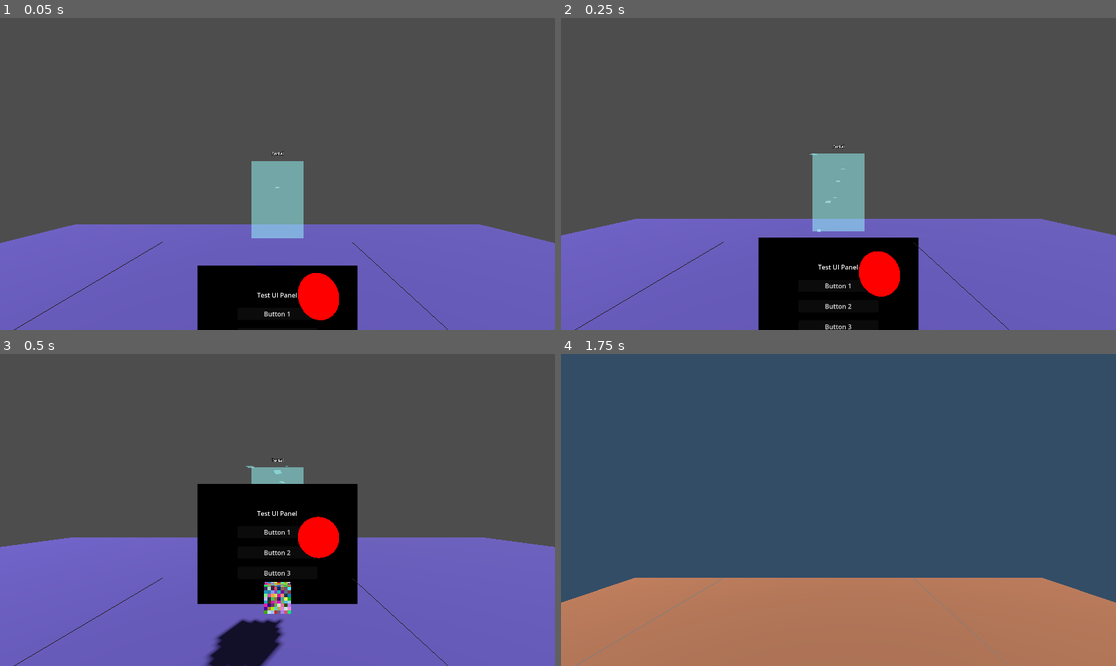
Above: before the commit, frames 1-4 (two rows, left to right).
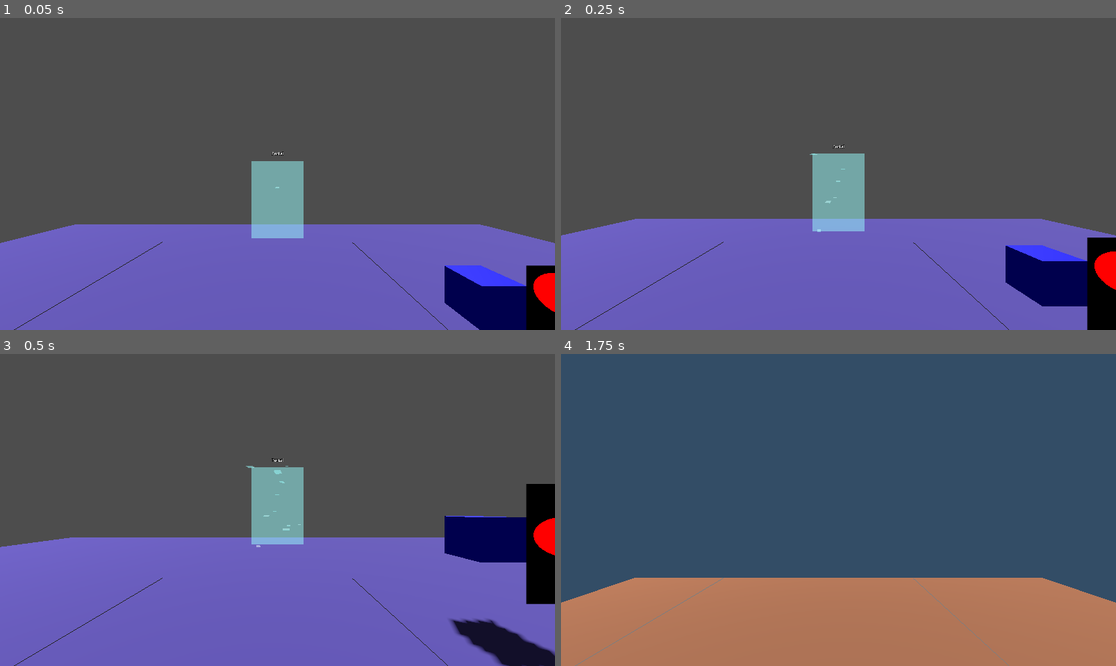
Above: after the commit, the same moments.

Repository: jvastola/GodotPhysicsRig
Game: Godot game, scene res://MainScene.tscn
Two runs of this game, one before a commit and one after it. Both use one fixed random seed, a clock stepped at 60 frames per second and the inputs below.
Inputs (mouse positions are in pixels of both pictures, inside the frame that each line leads up to):
- Up to frame 1 (0.05 s): no input
- Up to frame 2 (0.25 s): no input
- Up to frame 3 (0.5 s): no input
- Up to frame 4 (1.75 s): move the mouse to (866, 510) at 0.52 s; hold Shift (sprint) 0.53-1.28 s; hold W (move_forward) from 0.53 s (still down); click (866, 510) at 0.67 s; tap Space (jump) at 0.77, 1.52 s; move the mouse to (810, 510) at 1.27 s; tap Shift (sprint) at 1.35 s

The runs differ from the first frame. In frame 1, 9.6% of the frame differs, in the area x 35-100%, y 79-100%; in frame 2, 13%; in frame 3, 19%, in the area x 35-100%, y 41-100%; in frame 4, nothing differs.

Commit message:
Update MainScene and XRPlayer: add mirror mesh and material, adjust player head mesh properties, and implement texture application for head mesh

Diff:
--- a/MainScene.tscn
+++ b/MainScene.tscn
@@ -18,6 +18,15 @@
 [sub_resource type="BoxMesh" id="BoxMesh_floor"]
 material = SubResource("StandardMaterial3D_floor")
 size = Vector3(20, 1, 20)
+
+[sub_resource type="PlaneMesh" id="PlaneMesh_mirror"]
+size = Vector2(2, 3)
+
+[sub_resource type="StandardMaterial3D" id="StandardMaterial3D_mirror"]
+transparency = 1
+albedo_color = Color(0.8, 0.9, 1, 0.3)
+metallic = 1.0
+roughness = 0.0
 
 [sub_resource type="StandardMaterial3D" id="StandardMaterial3D_blue_cube"]
 albedo_color = Color(0, 0, 1, 1)
@@ -64,7 +73,7 @@
 transform = Transform3D(1, 0, 0, 0, 1, 0, 0, 0, 1, 0, 2, 0)
 
 [node name="ColorCube" type="MeshInstance3D" parent="."]
-transform = Transform3D(1, 0, 0, 0, 1, 0, 0, 0, 1, 0, 0.5, -2)
+transform = Transform3D(1, 0, 0, 0, 1, 0, 0, 0, 1, -4.6439, 0.5, -2)
 layers = 33
 cast_shadow = 0
 script = ExtResource("3_cube")
@@ -82,13 +91,18 @@
 target_scene = "res://SecondRoom.tscn"
 
 [node name="UIViewport3D" parent="." instance=ExtResource("5_ui_viewport")]
-transform = Transform3D(1.00696, 0, 0, 0, 1.00696, 0, 0, 0, 1.00696, 0, 1, -2)
+transform = Transform3D(1.00696, 0, 0, 0, 1.00696, 0, 0, 0, 1.00696, 3.23463, 1, -2)
+
+[node name="Mirror" type="MeshInstance3D" parent="."]
+transform = Transform3D(1, 0, 0, 0, 1, 0, 0, 0, 1, 3, 1.5, 2)
+mesh = SubResource("PlaneMesh_mirror")
+surface_material_override/0 = SubResource("StandardMaterial3D_mirror")
 
 [node name="BlueCube" type="MeshInstance3D" parent="."]
-transform = Transform3D(1, 0, 0, 0, 1, 0, 0, 0, 1, -0.0383402, 1, -2.50433)
+transform = Transform3D(1, 0, 0, 0, 1, 0, 0, 0, 1, 2.50977, 1, -2.50433)
 mesh = SubResource("BoxMesh_blue_cube")
 
 [node name="RedSphere" type="MeshInstance3D" parent="."]
-transform = Transform3D(1, 0, 0, 0, 1, 0, 0, 0, 1, 0.5, 1, -2.5)
+transform = Transform3D(1, 0, 0, 0, 1, 0, 0, 0, 1, 3.54871, 1, -2.5)
 layers = 3
 mesh = SubResource("SphereMesh_red_sphere")
--- a/XRPlayer.tscn
+++ b/XRPlayer.tscn
@@ -15,6 +15,8 @@
 [sub_resource type="SphereMesh" id="SphereMesh_head"]
 
 [sub_resource type="BoxMesh" id="BoxMesh_l588l"]
+flip_faces = true
+size = Vector3(0.36, 0.36, 0.36)
 
 [sub_resource type="SphereShape3D" id="SphereShape3D_head"]
 radius = 0.18
@@ -77,7 +79,7 @@
 [node name="XRCamera3D" type="XRCamera3D" parent="PlayerBody/XROrigin3D"]
 
 [node name="HeadMesh" type="MeshInstance3D" parent="PlayerBody/XROrigin3D/XRCamera3D"]
-transform = Transform3D(0.3, 0, 0, 0, 0.3, 0, 0, 0, 0.3, 0, 0, 0)
+transform = Transform3D(-0.69, 9.10311e-05, -0.00069234, -9.16451e-05, -0.69, 0.00060858, -0.000692265, 0.000608665, 0.689999, 0, 0, 0)
 cast_shadow = 0
 mesh = SubResource("BoxMesh_l588l")
 
--- a/subdivided_cube.gd
+++ b/subdivided_cube.gd
@@ -184,6 +184,7 @@
 		print_debug("subdivided_cube: painted cell", fi, ix, iy, "color", new_color)
 	build_mesh()
 	cell_painted.emit(fi, ix, iy, new_color)
+	_update_player_head_texture()
 	return true
 
 func _apply_paint_event(event: Dictionary) -> void:
@@ -327,3 +328,72 @@
 	for _x in range(nx):
 		row.append(Color(rng.randf(), rng.randf(), rng.randf(), 1.0))
 	return row
+
+
+func _update_player_head_texture() -> void:
+	"""Generate texture from current cell colors and apply to XR player head mesh"""
+	var player_body = get_tree().get_first_node_in_group("player")
+	if not player_body:
+		print("subdivided_cube: No player found in group 'player'")
+		return
+
+	# The player script is on the parent of PlayerBody
+	var player = player_body.get_parent()
+	if not player:
+		print("subdivided_cube: PlayerBody has no parent")
+		return
+
+	print("subdivided_cube: Found player: ", player.name, ", script: ", player.get_script())
+
+	if not player.has_method("apply_texture_to_head"):
+		print("subdivided_cube: Player does not have apply_texture_to_head method")
+		return
+
+	print("subdivided_cube: Found player, generating texture...")
+	var texture := _generate_texture_from_cells()
+	if texture:
+		print("subdivided_cube: Applying texture to player head, size: ", texture.get_width(), "x", texture.get_height())
+		player.apply_texture_to_head(texture)
+	else:
+		print("subdivided_cube: Failed to generate texture")
+
+
+func _generate_texture_from_cells() -> ImageTexture:
+	"""Generate a texture from the current cell colors with UV layout"""
+	var nx: int = max(1, subdivisions)
+	var ny: int = max(1, subdivisions)
+
+	print("subdivided_cube: Generating texture with subdivisions: ", nx, "x", ny, ", faces: ", _cell_colors.size())
+
+	# Create a texture that maps the 6 faces in a cube map layout
+	# Layout: 2x3 grid where each face is nx x ny pixels
+	var tex_width := nx * 3  # 3 faces wide
+	var tex_height := ny * 2  # 2 faces tall
+
+	var img := Image.create(tex_width, tex_height, false, Image.FORMAT_RGBA8)
+
+	# Godot BoxMesh UV layout:
+	# [left][top][right]
+	# [back][front][bottom]
+	# Face indices: 0=front(+z), 1=back(-z), 2=right(+x), 3=left(-x), 4=top(+y), 5=bottom(-y)
+
+	# Only use the inside faces (inverted/backfaces) - skip outside faces
+	# Since the head mesh has flip_faces or is viewed from inside, we want the inner surface
+	var face_positions := [
+		Vector2i(nx, ny),      # 0: front (+z) - bottom center
+		Vector2i(0, ny),       # 1: back (-z) - bottom left
+		Vector2i(nx * 2, 0),   # 2: right (+x) - top right
+		Vector2i(0, 0),        # 3: left (-x) - top left
+		Vector2i(nx, 0),       # 4: top (+y) - top center
+		Vector2i(nx * 2, ny)   # 5: bottom (-y) - bottom right
+	]
+
+	# Fill with cell colors from all faces
+	for fi in range(FACE_DEFS.size()):
+		var offset: Vector2i = face_positions[fi]
+		for iy in range(ny):
+			for ix in range(nx):
+				var color: Color = _cell_colors[fi][iy][ix]
+				img.set_pixel(offset.x + ix, offset.y + iy, color)
+
+	return ImageTexture.create_from_image(img)
--- a/xr_player.gd
+++ b/xr_player.gd
@@ -14,6 +14,7 @@
 @onready var physics_hand_right: RigidBody3D = $PhysicsHandRight
 @onready var head_area: Area3D = $PlayerBody/XROrigin3D/XRCamera3D/HeadArea
 @onready var head_collision_shape: CollisionShape3D = $PlayerBody/XROrigin3D/XRCamera3D/HeadArea/HeadCollisionShape
+@onready var head_mesh: MeshInstance3D = $PlayerBody/XROrigin3D/XRCamera3D/HeadMesh
 
 # Player settings
 var player_height := 0.0  # Using headset tracking; keep 0 to avoid artificial offset
@@ -45,6 +46,9 @@
 
 	if head_collision_shape and head_collision_shape.shape and head_collision_shape.shape is SphereShape3D:
 		head_collision_shape.shape.radius = head_radius
+
+	if head_mesh:
+		head_mesh.visible = show_head_mesh
 
 
 func _process(delta: float) -> void:
@@ -215,3 +219,18 @@
 	"""Handle smooth turning"""
 	# Store smooth input for physics step to apply
 	_smooth_input = input
+
+
+func apply_texture_to_head(texture: ImageTexture) -> void:
+	"""Apply a texture to the head mesh"""
+	if not head_mesh:
+		print("XRPlayer: head_mesh is null, cannot apply texture")
+		return
+
+	var mat := StandardMaterial3D.new()
+	mat.albedo_texture = texture
+	mat.texture_filter = BaseMaterial3D.TEXTURE_FILTER_NEAREST
+	mat.shading_mode = BaseMaterial3D.SHADING_MODE_UNSHADED
+	mat.cull_mode = BaseMaterial3D.CULL_BACK  # Show front faces (outside)
+	head_mesh.material_override = mat
+	print("XRPlayer: Applied texture to head mesh, visible: ", head_mesh.visible, ", mesh: ", head_mesh.mesh)
Not shown: 1 places in MainScene.tscn that only renumber resources
